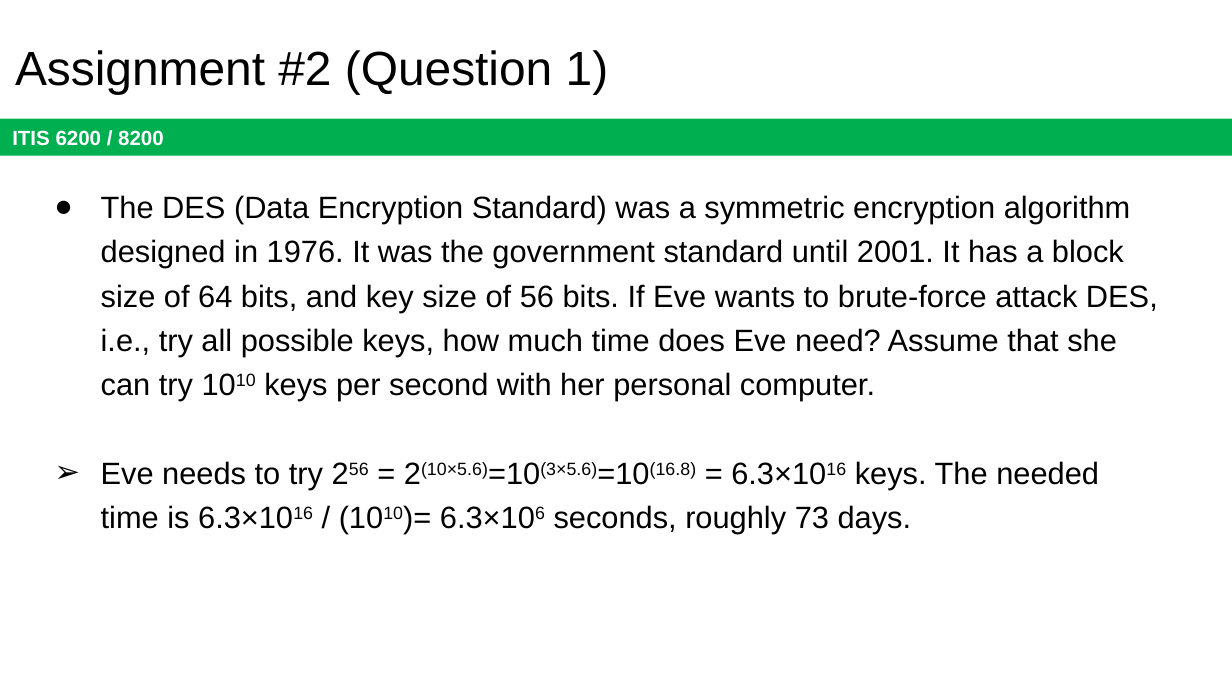
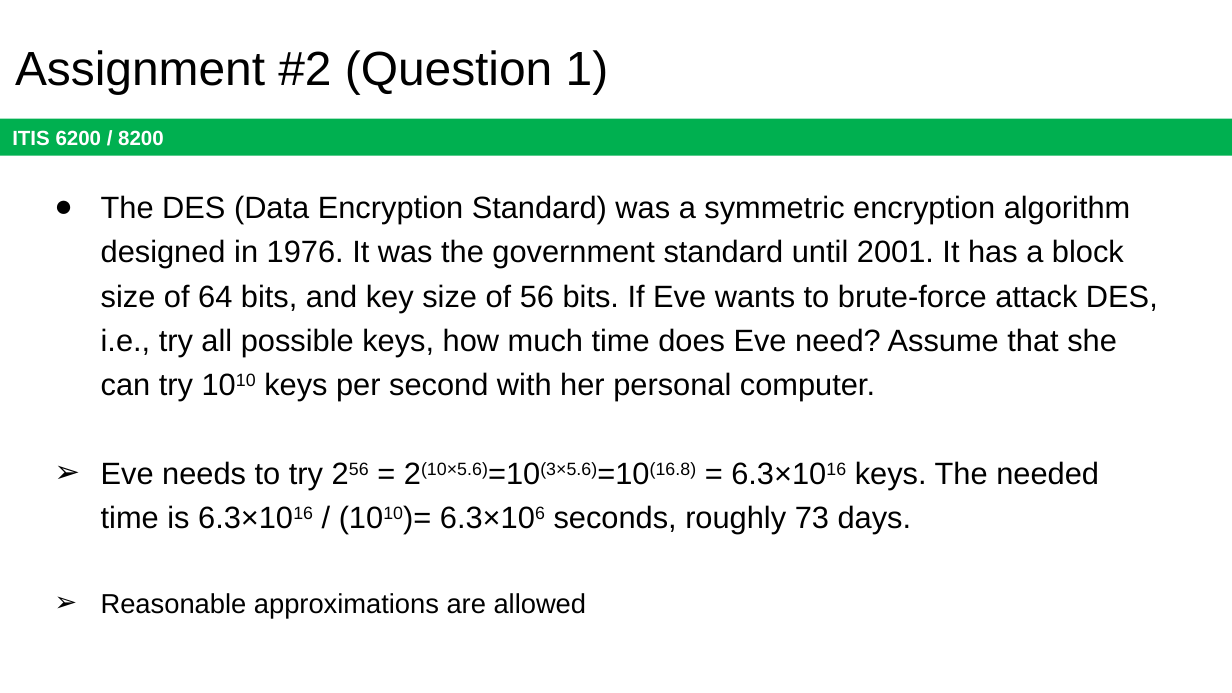
Before and after one commit to jx5c/github.io, a slide deck: slide 3 of teaching/ITIS6200/2023fa/lectures/Midterm.review.pptx. Drawn at 1232x693 pixels with LibreOffice and Linux fonts; fonts in the diff are those of the drawing. Boxes give left, top, right and bottom in pixels: in the first picture for what was removed or moved away, otherwise in the second. Text is boxed around its words. In the diff, an @@ line names an element or a change of style, - is before the commit and + after.

```diff
--- a/teaching/ITIS6200/2023fa/lectures/Midterm.review.pptx
+++ b/teaching/ITIS6200/2023fa/lectures/Midterm.review.pptx
@@ text at [101, 593, 587, 618]: paragraph added @@
+➢ Reasonable approximations are allowed
```
Also in this commit, not shown: 5 other slides changed, 1 other file.
